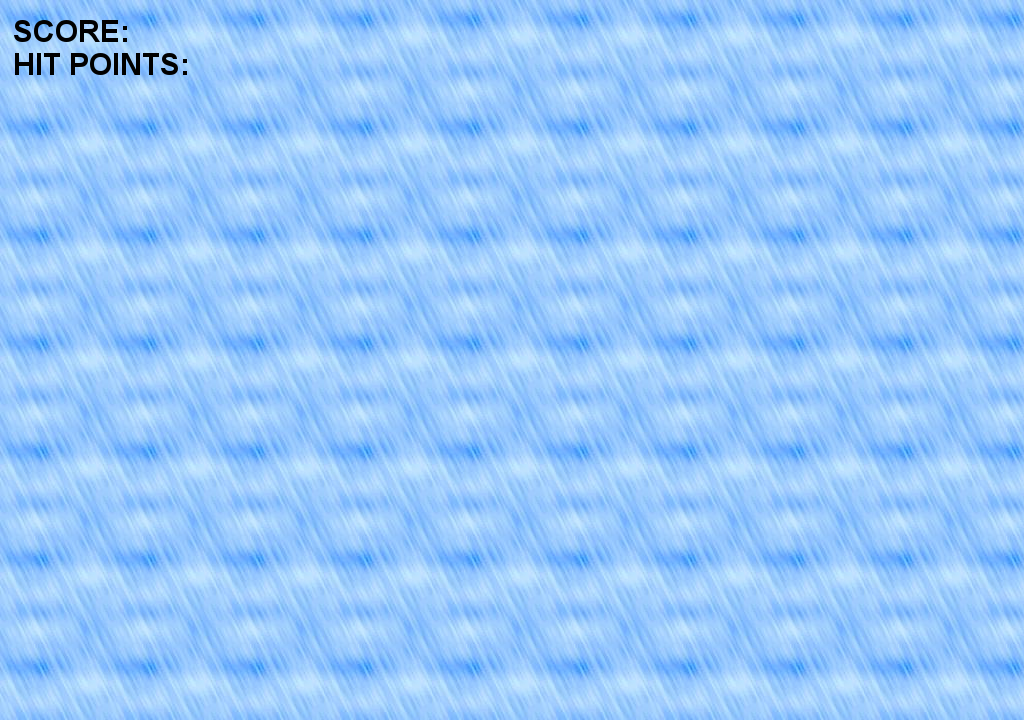
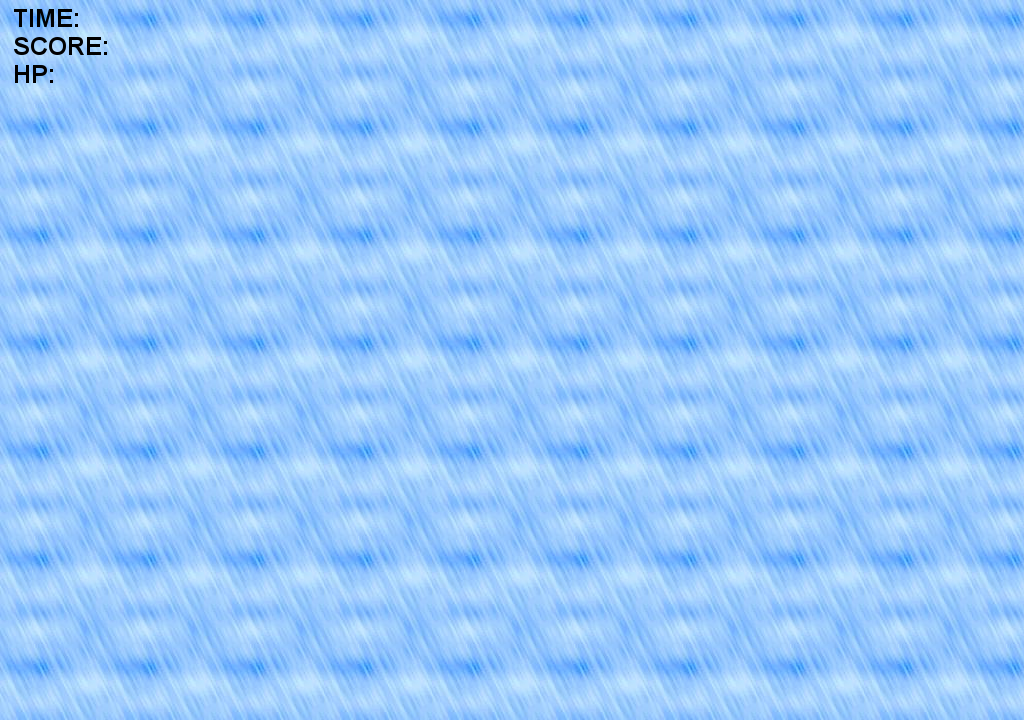
Layers edited between the first and the second (1024, 720) image:
renamed "SCORE: ..." to "TIME: ...", painted on it over left=14, top=9, right=187, bottom=83
